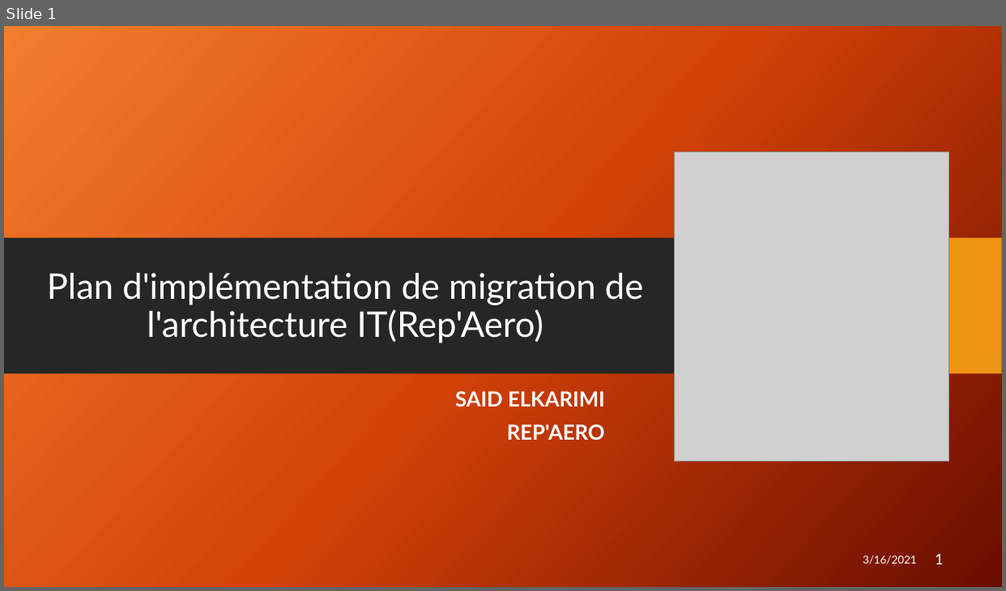
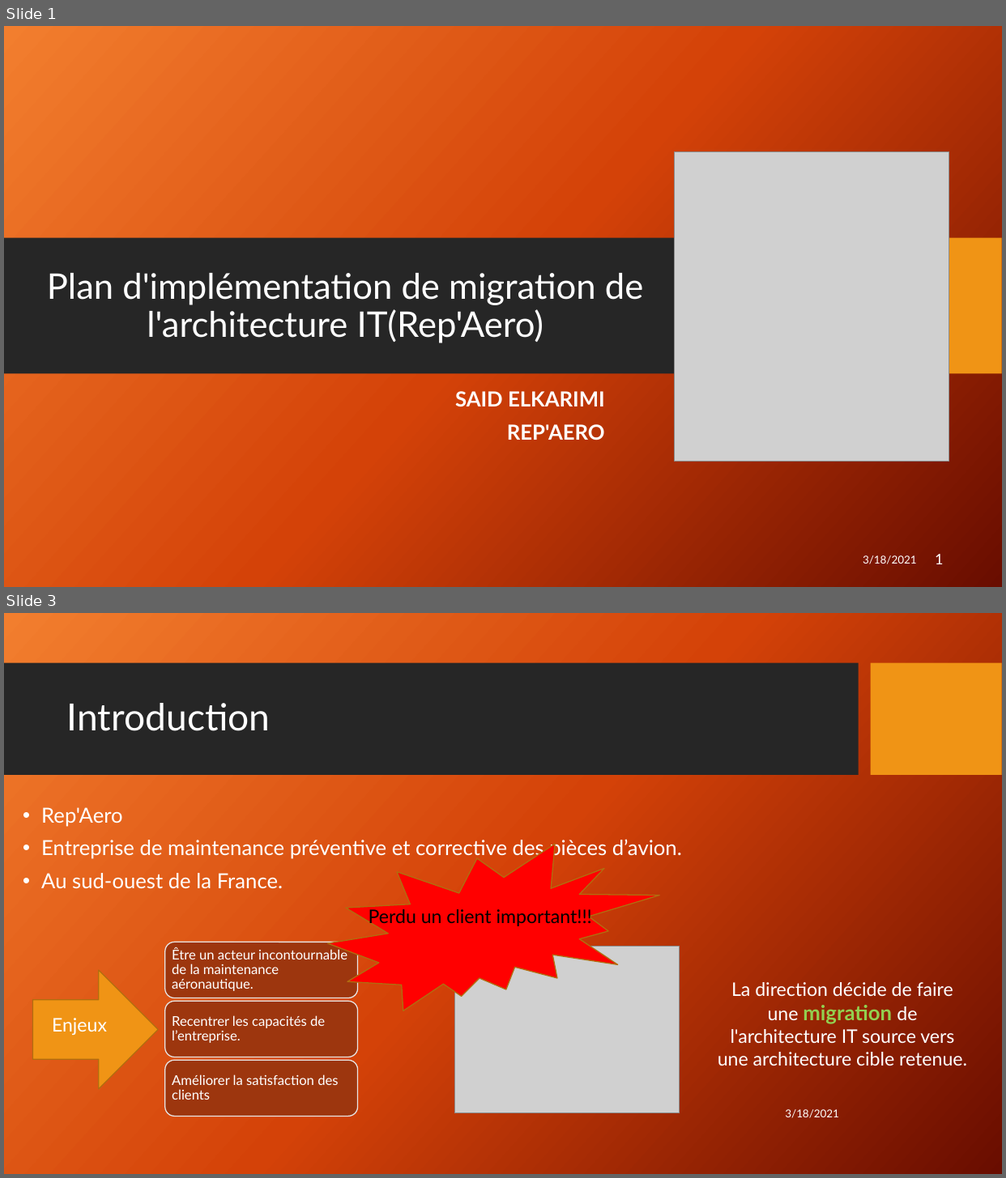
Before and after one commit to RigoSaid/rep-aero-repository, a slide deck: Presentation_Rep-Aero.pptx. Shown one above the other, each under a label of ours: slide 1 before the commit, slides 1 and 3 after it; the slides between them are not shown. The pictures are 1006x591 and 1006x1178 pixels, drawn with LibreOffice and Linux fonts; fonts in the diff are those of the drawing; grey boxes stand for pictures; background and template pictures are left out. Boxes give left, top, right and bottom in pixels: in the first picture for what was removed or moved away, otherwise in the second. Text is boxed around its words. In the diff, an @@ line names an element or a change of style, - is before the commit and + after.

Commit message:
Rep Aero migration _présentation

```diff
--- a/Presentation_Rep-Aero.pptx
+++ b/Presentation_Rep-Aero.pptx
@@ slide 3 added at [4,613,1002,1174], background picture (left out) @@
@@ rectangle added at [4,663,859,776], fill #262626 @@
@@ rectangle added at [871,663,1002,776], fill #F09415 @@
@@ title added at [67,703,270,731], 36 pt, text #FFFFFF @@
+Introduction
@@ text added at [41,807,682,889], 20 pt, text #FFFFFF @@
+• Rep'Aero
+• Entreprise de maintenance préventive et corrective des pièces d’avion.
+• Au sud-ouest de la France.
@@ irregular seal added at [328,845,660,1012], fill #FF0000, outline #B26D10 1 pt @@
@@ text added at [368,909,592,928], 18 pt, text #000000 @@
+Perdu un client important!!!
@@ picture added at [454,946,680,1114] @@
@@ right arrow added at [32,970,158,1089], fill #F09415, outline #B26D10 1 pt @@
@@ text added at [718,982,967,1066], 18 pt, text #FFFFFF @@
+La direction décide de faire une migration de l'architecture IT source vers une architecture cible retenue.
@@ text added at [52,1018,107,1035], 18 pt, text #FFFFFF @@
+Enjeux
@@ group added at [165,943,357,1117]: 3 rounded rectangles, 3 texts @@
+Être un acteur incontournable de la maintenance aéronautique.
+Recentrer les capacités de l’entreprise.
+Améliorer la satisfaction des clients
@@ text added at [785,1110,838,1118], 10.5 pt, text #FFFFFF @@
+3/18/2021
@@ slide 1 changed as well @@
@@ text at [863,556,916,565]: text changed @@
-3/16/2021
+3/18/2021
```
Also in this commit, not shown: 1 other slide changed, 10 other slides added, 1 other file.
